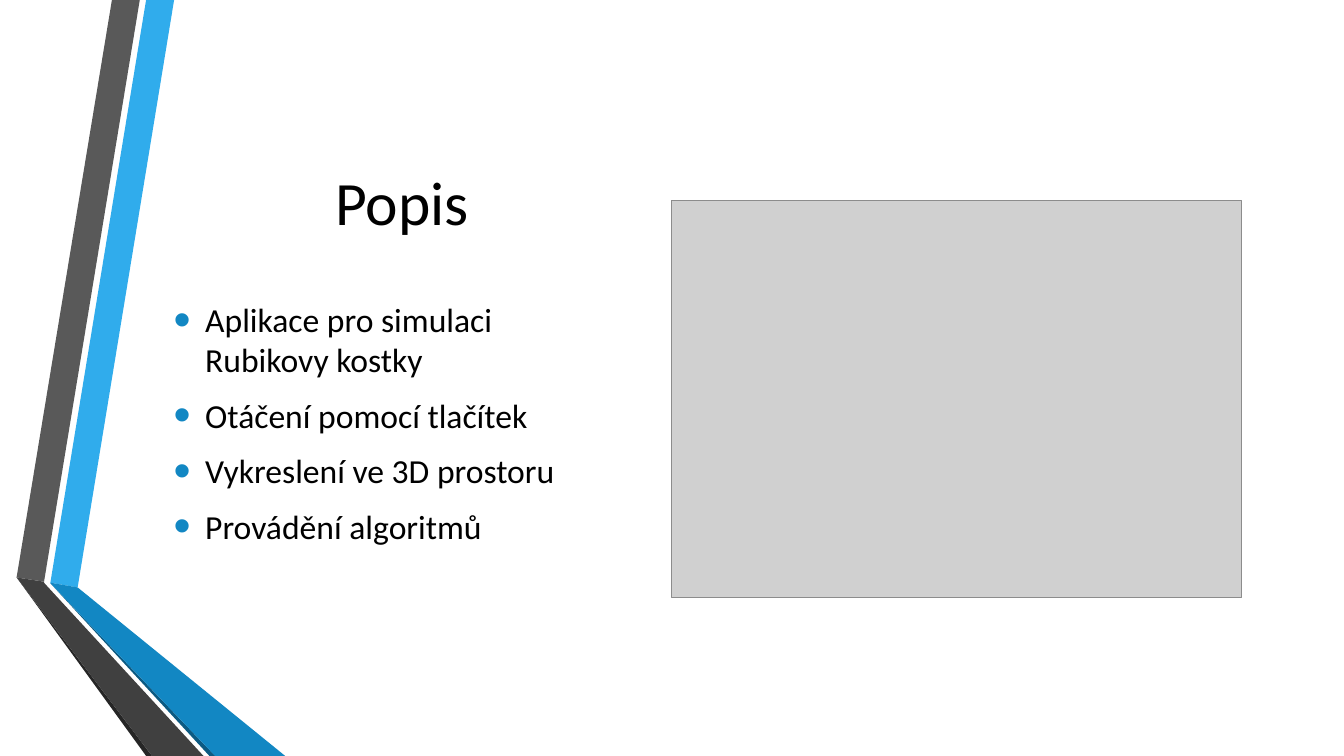
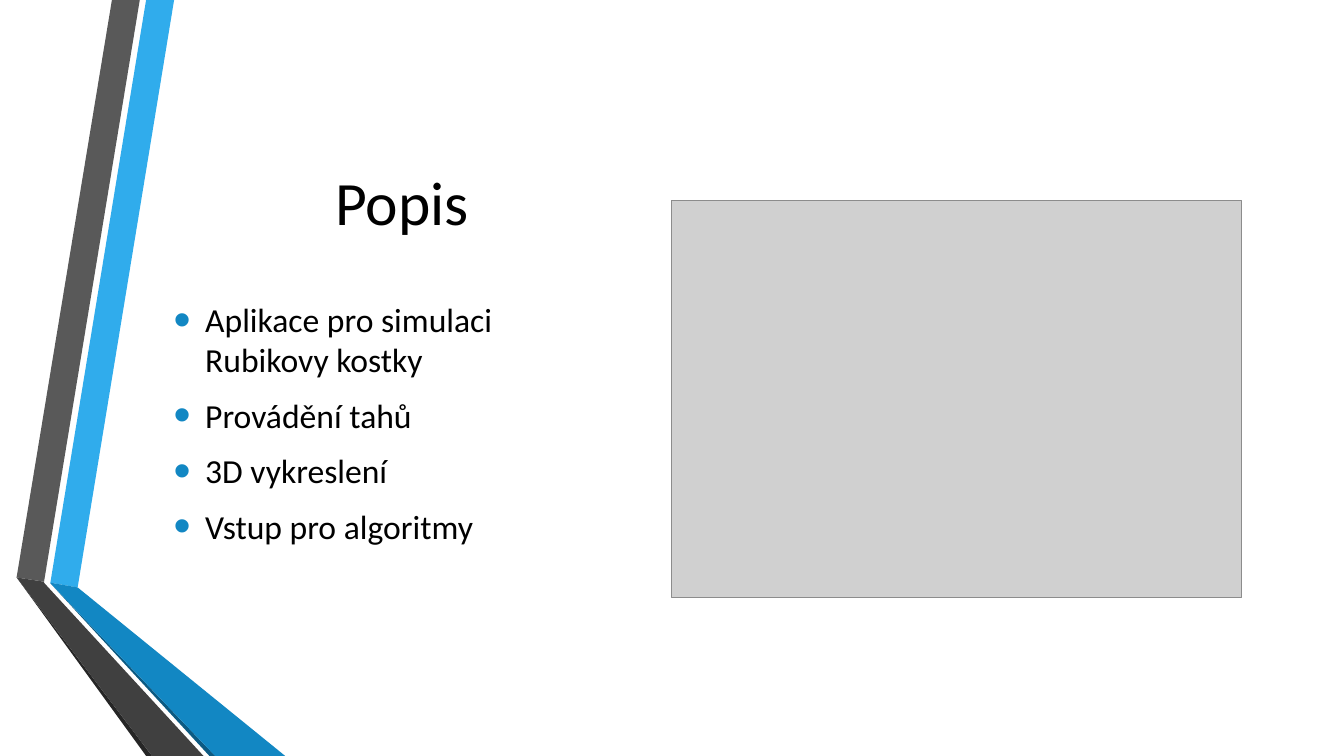
Before and after one commit to KurtinLukas/Rubiks-cube-ROP, a slide deck: slide 2 of ROP Kurtin prezentace.pptx. Drawn at 1344x756 pixels with LibreOffice and Linux fonts; fonts in the diff are those of the drawing; grey boxes stand for pictures; background and template pictures are left out. Boxes give left, top, right and bottom in pixels: in the first picture for what was removed or moved away, otherwise in the second. Text is boxed around its words. In the diff, an @@ line names an element or a change of style, - is before the commit and + after.

```diff
--- a/ROP Kurtin prezentace.pptx
+++ b/ROP Kurtin prezentace.pptx
@@ text at bbox=[205, 404, 473, 545]: text changed @@
-• Otáčení pomocí tlačítek
-• Vykreslení ve 3D prostoru
-• Provádění algoritmů
+• Provádění tahů
+• 3D vykreslení
+• Vstup pro algoritmy
```
Also in this commit, not shown: 1 other slide changed, 1 slide added, 15 other files.
